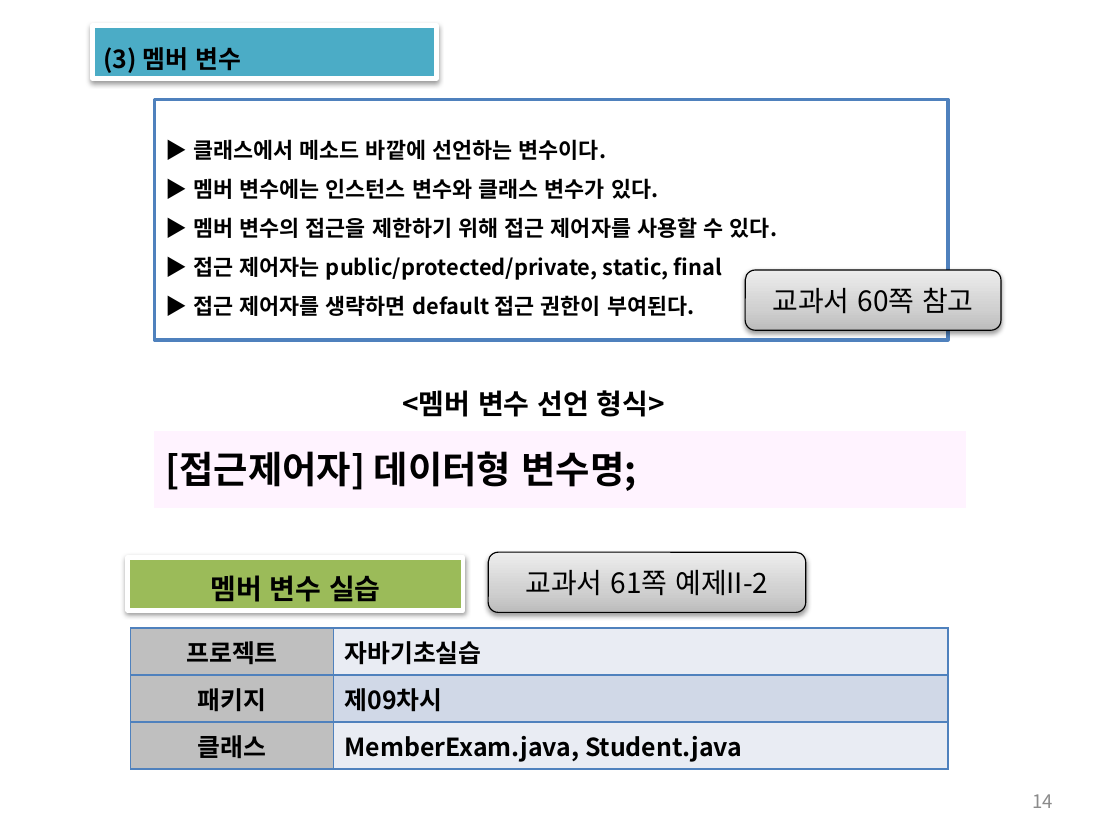
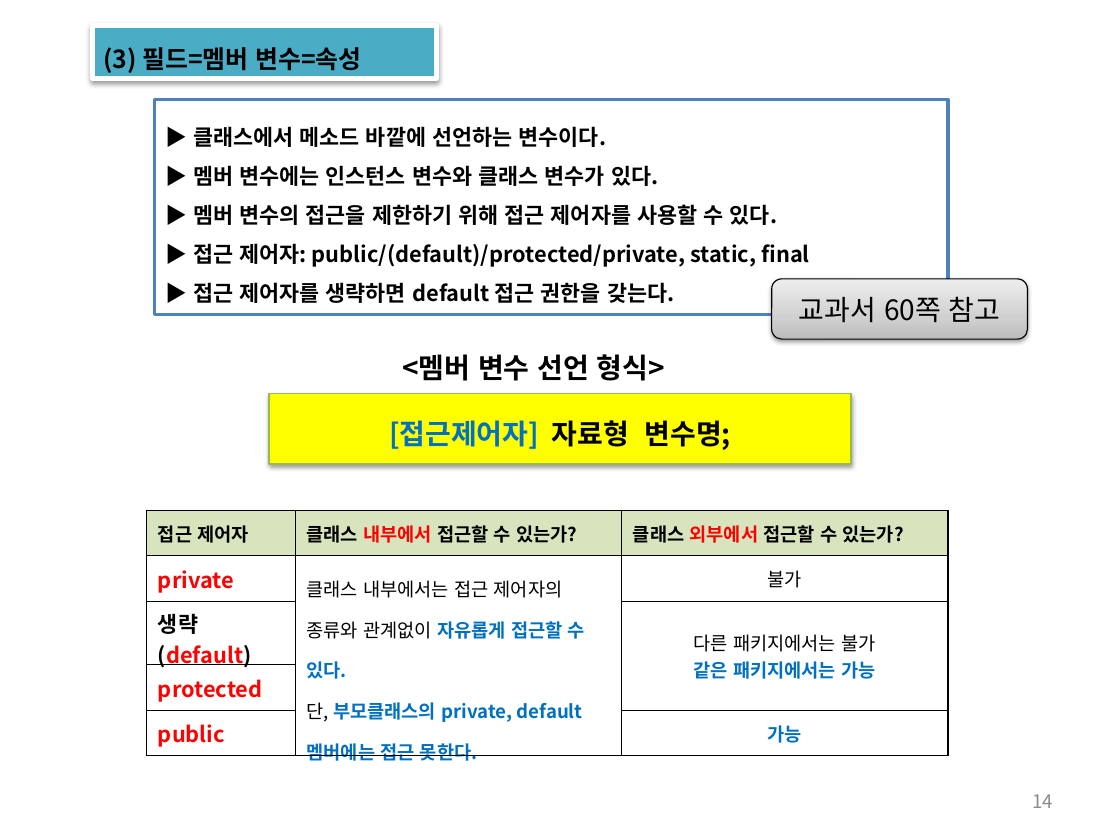
Before and after one commit to histime7/2018JavaClassroom, a slide deck: slide 14 of 수업자료/10_객체지향의 개요.pptx. Drawn at 1120x840 pixels with LibreOffice and Linux fonts; fonts in the diff are those of the drawing. Boxes give left, top, right and bottom in pixels: in the first picture for what was removed or moved away, otherwise in the second. Text is boxed around its words. In the diff, an @@ line names an element or a change of style, - is before the commit and + after.

```diff
--- a/수업자료/10_객체지향의 개요.pptx
+++ b/수업자료/10_객체지향의 개요.pptx
@@ text in rectangle at (x1=104, y1=47, x2=361, y2=73): text changed @@
-(3) 멤버 변수
+(3) 필드=멤버 변수=속성
@@ rectangle "▶ 클래스에서 메소드 바깥에 선언하는 ..." resized from (x1=155, y1=100, x2=949, y2=340) to (x1=155, y1=100, x2=949, y2=315) @@
@@ text in rectangle at (x1=193, y1=243, x2=809, y2=303): text changed @@
-▶ 접근 제어자는 public/protected/private, static, final
-▶ 접근 제어자를 생략하면 default 접근 권한이 부여된다.
+▶ 접근 제어자: public/(default)/protected/private, static, final
+▶ 접근 제어자를 생략하면 default 접근 권한을 갖는다.
@@ rounded rectangle "교과서 60쪽 참고" moved from (x1=745, y1=270, x2=1000, y2=330) to (x1=772, y1=279, x2=1027, y2=339) @@
@@ text "<멤버 변수 선언 형식>" rewrapped from (x1=339, y1=370, x2=728, y2=429) to (x1=402, y1=354, x2=665, y2=381) @@
@@ rectangle "[접근제어자] 자료형 변수명;" resized from (x1=155, y1=431, x2=965, y2=508) to (x1=269, y1=393, x2=851, y2=464) @@
@@ rectangle "[접근제어자] 자료형 변수명;" at (x1=269, y1=393, x2=851, y2=464): fill #FFF3FF to #FFFF00; outline none to #98B955 0.75 pt; shadow on @@
@@ text in rectangle at (x1=389, y1=420, x2=731, y2=450): text changed; size 24 to 18 pt; text colour #000000 to #0070C0 @@
-[접근제어자] 데이터형 변수명;
+[접근제어자] 자료형 변수명;
@@ table added at (x1=147, y1=511, x2=948, y2=765), 5 rows, 3 columns @@
+접근 제어자 | 클래스 내부에서 접근할 수 있는가? | 클래스 외부에서 접근할 수 있는가?
+private | 클래스 내부에서는 접근 제어자의 종류와 관계없이 자유롭게 접근할 수 있다. / 단, 부모클래스의 private, default 멤버에는 접근 못한다. | 불가
+생략(default) |  | 다른 패키지에서는 불가 / 같은 패키지에서는 가능
+protected |  | 
+public |  | 가능
@@ rectangle removed at (x1=128, y1=558, x2=463, y2=610) @@
-멤버 변수 실습
@@ rounded rectangle removed at (x1=488, y1=552, x2=805, y2=613) @@
-교과서 61쪽 예제II-2
@@ table removed at (x1=131, y1=628, x2=949, y2=769), 3 rows, 2 columns @@
-프로젝트 | 자바기초실습
-패키지 | 제09차시
-클래스 | MemberExam.java, Student.java
```
Also in this commit, not shown: 3 other slides changed, 14 slides added, 11 other files.
